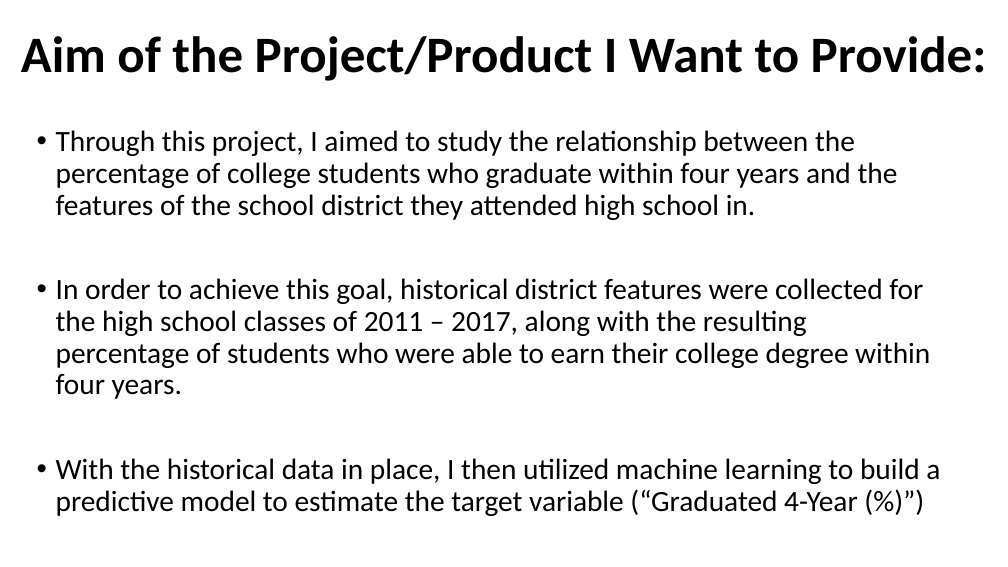
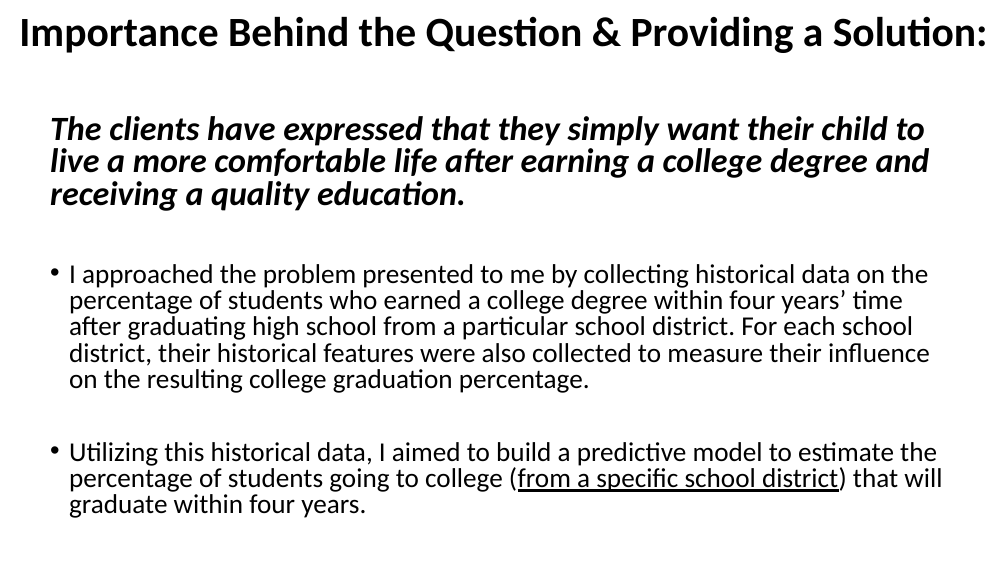
Before and after one commit to RachidRezzik/Texas_GradPercent_Predictor, a slide deck: slide 5 of TexasDistrictForecast.pptx (slide 6 before the commit). Drawn at 1008x567 pixels with LibreOffice and Linux fonts; fonts in the diff are those of the drawing. Boxes give left, top, right and bottom in pixels: in the first picture for what was removed or moved away, otherwise in the second. Text is boxed around its words. In the diff, an @@ line names an element or a change of style, - is before the commit and + after.

```diff
--- a/TexasDistrictForecast.pptx
+++ b/TexasDistrictForecast.pptx
@@ title at (19,16,988,53): text changed; size 48.6 to 39.6 pt @@
-Aim of the Project/Product I Want to Provide:
+Importance Behind the Question & Providing a Solution:
@@ text at (50,116,942,518): text changed; size 28 to 25.9 pt @@
-• Through this project, I aimed to study the relationship between the percentage of college students who graduate within four years and the features of the school district they attended high school in.
-• In order to achieve this goal, historical district features were collected for the high school classes of 2011 – 2017, along with the resulting percentage of students who were able to earn their college degree within four years.
-• With the historical data in place, I then utilized machine learning to build a predictive model to estimate the target variable (“Graduated 4-Year (%)”)
+The clients have expressed that they simply want their child to live a more comfortable life after earning a college degree and receiving a quality education.
+• I approached the problem presented to me by collecting historical data on the percentage of students who earned a college degree within four years’ time after graduating high school from a particular school district. For each school district, their historical features were also collected to measure their influence on the resulting college graduation percentage.
+• Utilizing this historical data, I aimed to build a predictive model to estimate the percentage of students going to college (from a specific school district) that will graduate within four years.
```
Also in this commit, not shown: 6 other slides changed, 14 slides added, 3 slides removed, 3 other files.
